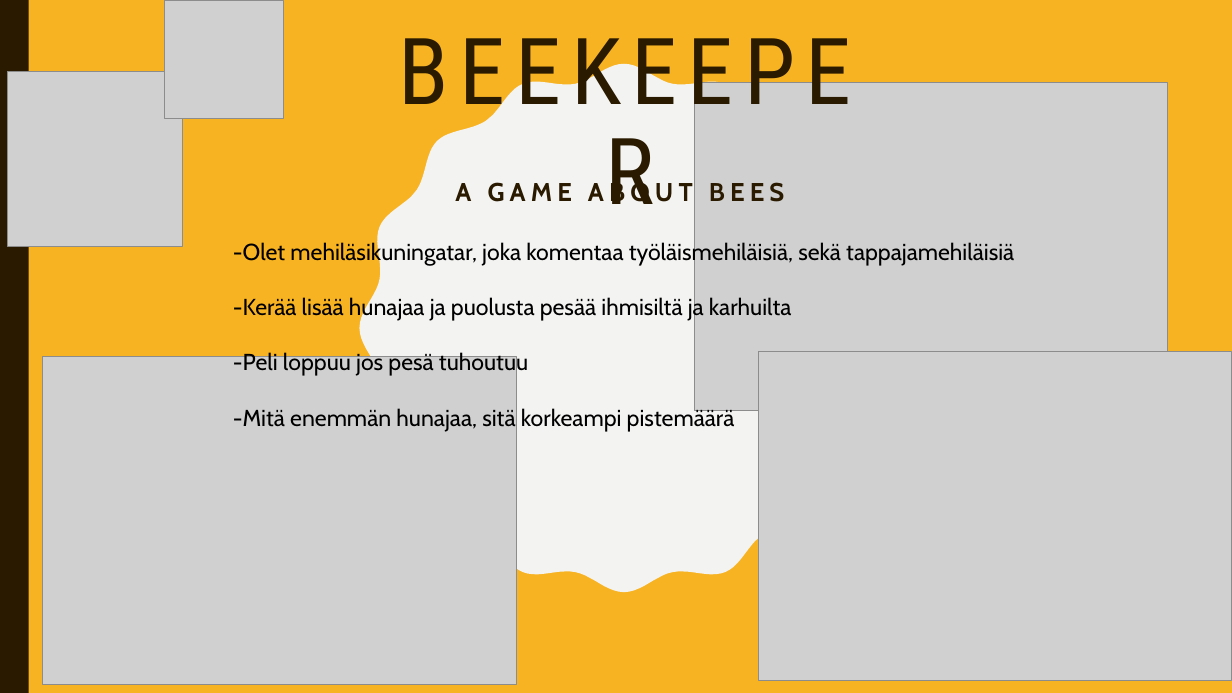
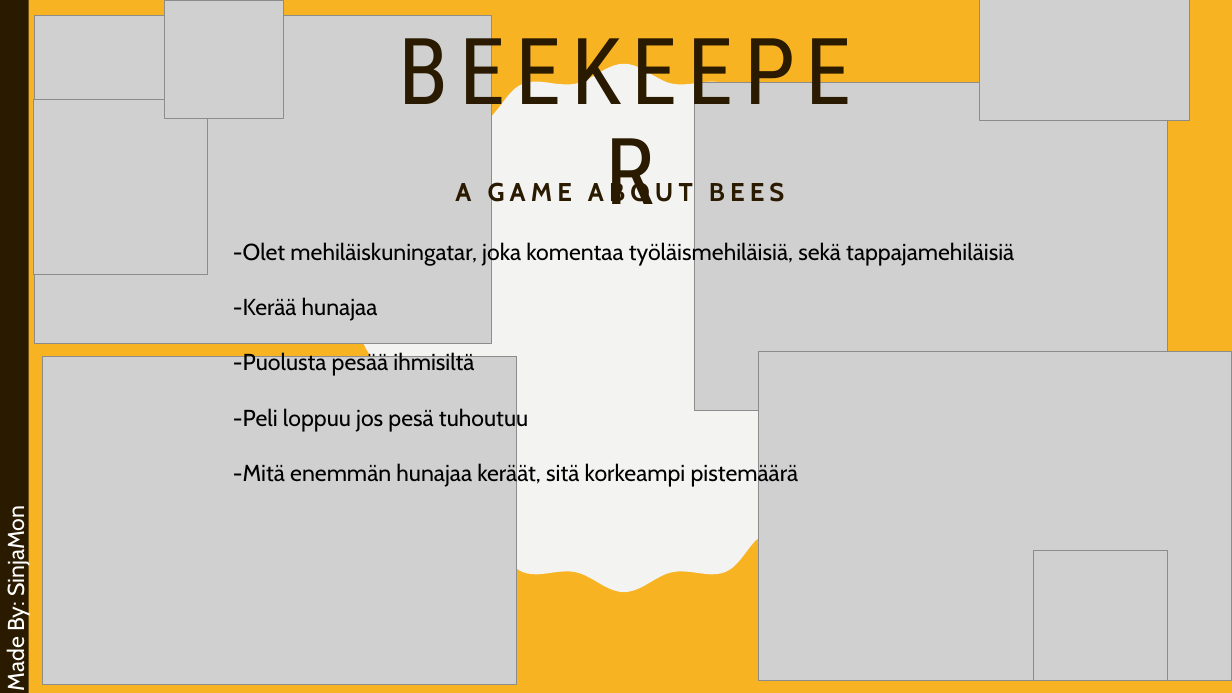
Before and after one commit to Ciridal/sfmlgame, a slide deck: slide 1 of Beekeeper.pptx. Drawn at 1232x693 pixels with LibreOffice and Linux fonts; fonts in the diff are those of the drawing; grey boxes stand for pictures. Boxes give left, top, right and bottom in pixels: in the first picture for what was removed or moved away, otherwise in the second. Text is boxed around its words. In the diff, an @@ line names an element or a change of style, - is before the commit and + after.

Commit message:
updates to presentation

```diff
--- a/Beekeeper.pptx
+++ b/Beekeeper.pptx
@@ picture added at (x1=34, y1=15, x2=492, y2=343) @@
@@ picture added at (x1=981, y1=0, x2=1189, y2=121) @@
@@ picture moved from (x1=8, y1=71, x2=183, y2=246) to (x1=33, y1=100, x2=208, y2=274) @@
@@ text at (x1=233, y1=240, x2=1014, y2=376): text changed @@
--Olet mehiläsikuningatar, joka komentaa työläismehiläisiä, sekä tappajamehiläisiä
--Kerää lisää hunajaa ja puolusta pesää ihmisiltä ja karhuilta
+-Olet mehiläiskuningatar, joka komentaa työläismehiläisiä, sekä tappajamehiläisiä
+-Kerää hunajaa
+-Puolusta pesää ihmisiltä
@@ text at (x1=233, y1=461, x2=799, y2=487): text changed @@
--Mitä enemmän hunajaa, sitä korkeampi pistemäärä
+-Mitä enemmän hunajaa keräät, sitä korkeampi pistemäärä
@@ text added at (x1=2, y1=515, x2=30, y2=690), 18 pt, text #FFFFFF @@
+Made By: SinjaMon
@@ picture added at (x1=1034, y1=551, x2=1168, y2=681) @@
```
Also in this commit, not shown: 23 other files.
